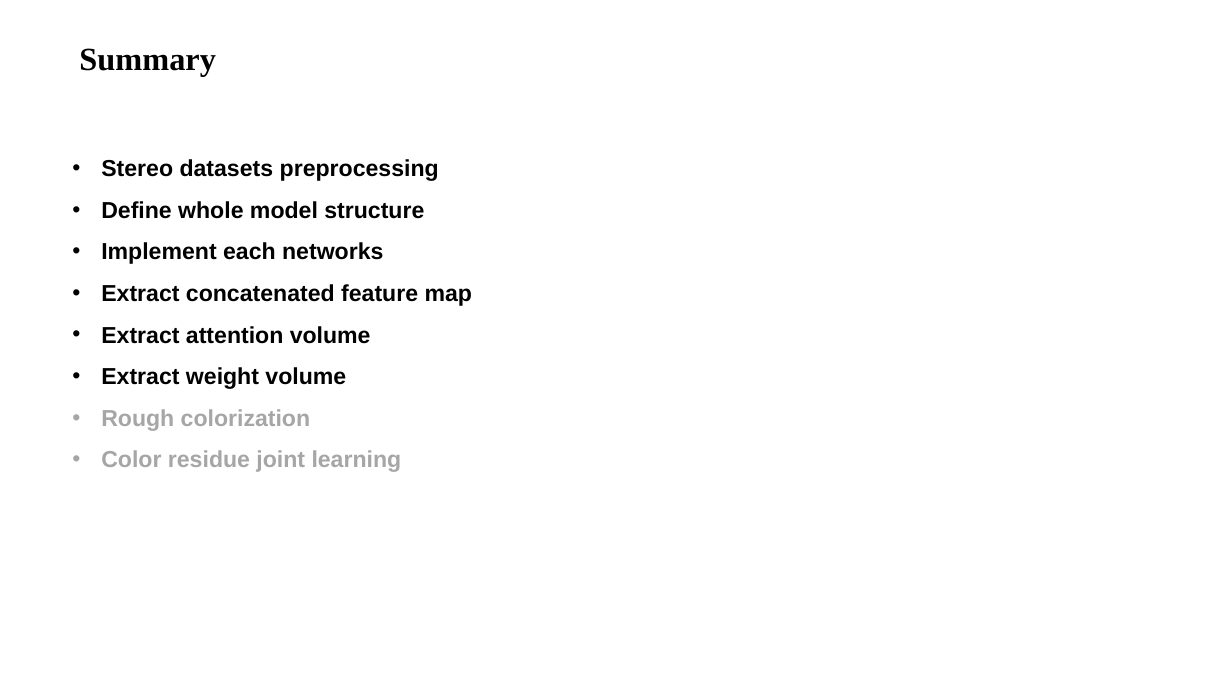
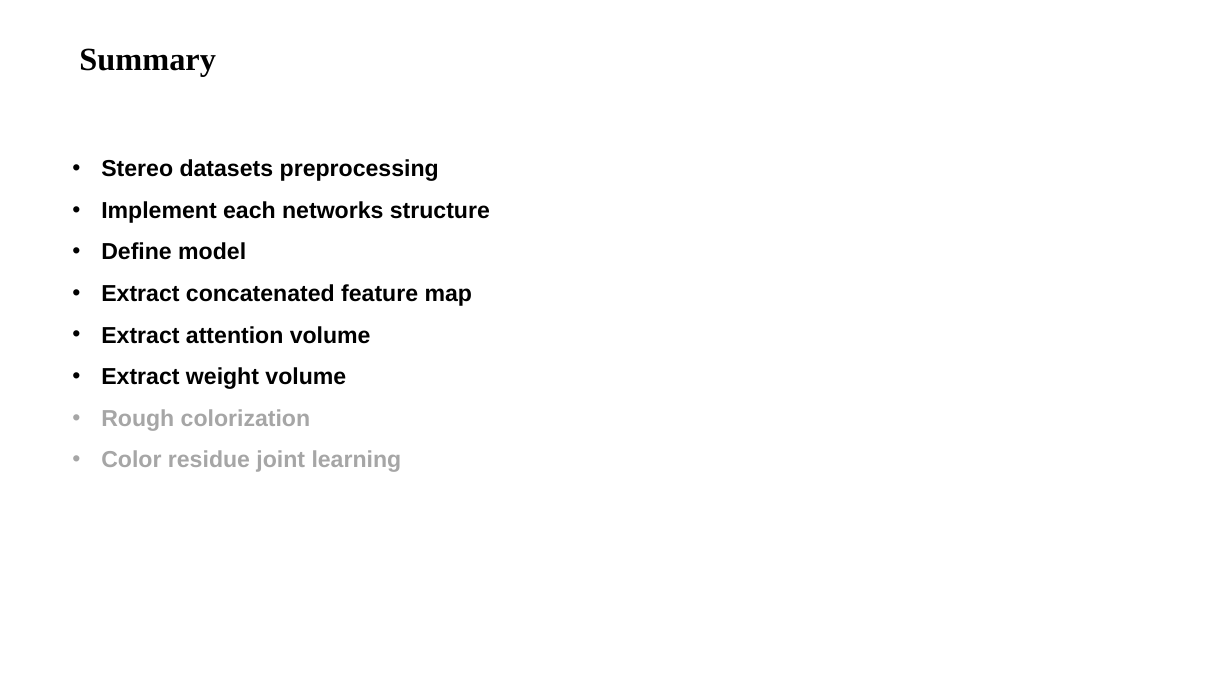
Before and after one commit to goseongje/cv_term_project, a slide deck: slide 7 of TermProject_20201149_SeongjeWoo.pptx. Drawn at 1232x693 pixels with LibreOffice and Linux fonts; fonts in the diff are those of the drawing; background and template pictures are left out. Boxes give left, top, right and bottom in pixels: in the first picture for what was removed or moved away, otherwise in the second. Text is boxed around its words. In the diff, an @@ line names an element or a change of style, - is before the commit and + after.

```diff
--- a/TermProject_20201149_SeongjeWoo.pptx
+++ b/TermProject_20201149_SeongjeWoo.pptx
@@ text at (101, 201, 490, 260): text changed @@
-• Define whole model structure
-• Implement each networks
+• Implement each networks structure
+• Define model
```
Also in this commit, not shown: 1 other slide changed, 3 other files.
